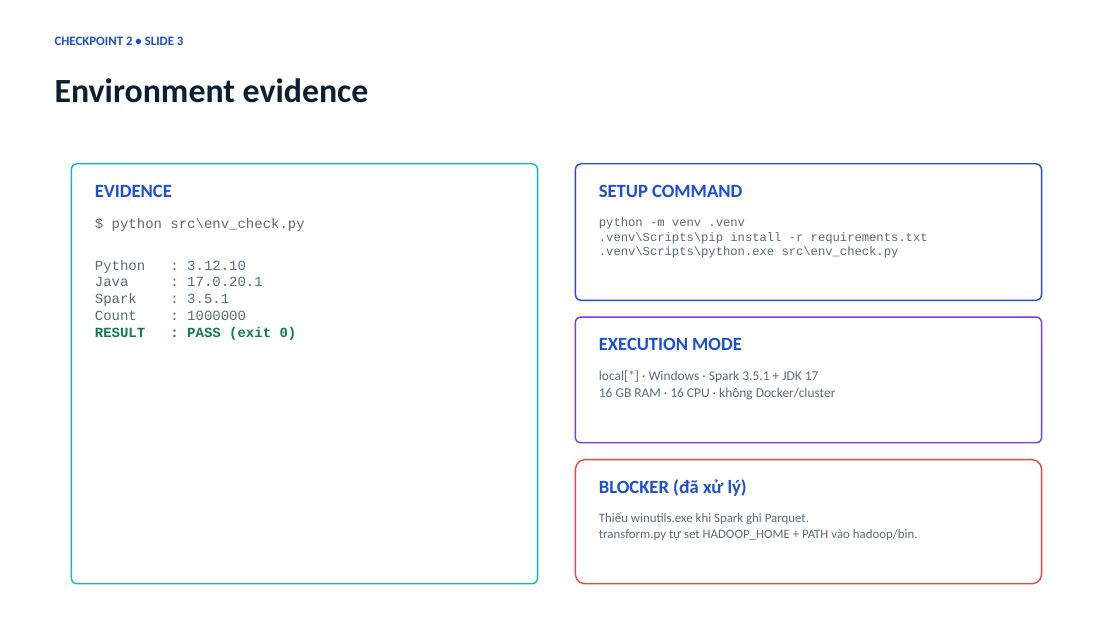
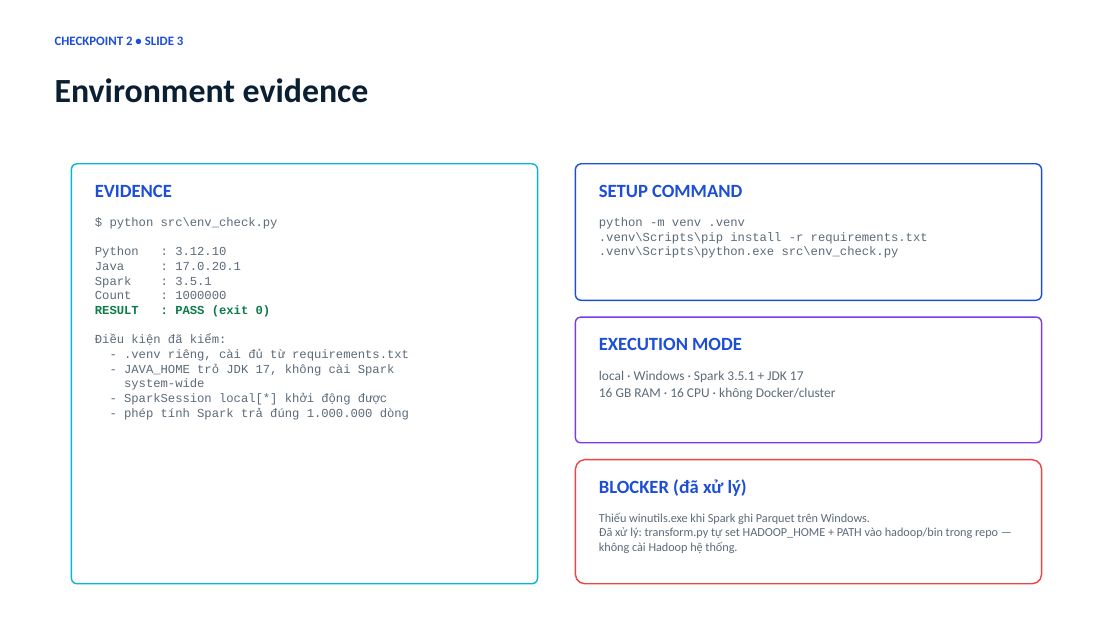
Before and after one commit to kichirou244/bigdata-project, a slide deck: slide 3 of docs/Checkpoint2_Report_YouTube_Trending.pptx. Drawn at 1120x630 pixels with LibreOffice and Linux fonts; fonts in the diff are those of the drawing. Boxes give left, top, right and bottom in pixels: in the first picture for what was removed or moved away, otherwise in the second. Text is boxed around its words. In the diff, an @@ line names an element or a change of style, - is before the commit and + after.

```diff
--- a/docs/Checkpoint2_Report_YouTube_Trending.pptx
+++ b/docs/Checkpoint2_Report_YouTube_Trending.pptx
@@ text at [95, 217, 278, 317]: size 12 to 10.5 pt in "$ python src\env_check.py", "Python : 3.12.10", "Java : 17.0.20.1", "Spark : 3.5.1" and 2 more places @@
@@ text at [95, 335, 409, 420]: paragraphs added @@
+Điều kiện đã kiểm:
+- .venv riêng, cài đủ từ requirements.txt
+- JAVA_HOME trỏ JDK 17, không cài Spark
+system-wide
+- SparkSession local[*] khởi động được
+- phép tính Spark trả đúng 1.000.000 dòng
@@ text at [599, 370, 804, 382]: text changed @@
-local[*] · Windows · Spark 3.5.1 + JDK 17
+local · Windows · Spark 3.5.1 + JDK 17
@@ text at [599, 513, 998, 553]: text changed; size 11 to 10.5 pt @@
-Thiếu winutils.exe khi Spark ghi Parquet.
-transform.py tự set HADOOP_HOME + PATH vào hadoop/bin.
+Thiếu winutils.exe khi Spark ghi Parquet trên Windows.
+Đã xử lý: transform.py tự set HADOOP_HOME + PATH vào hadoop/bin trong repo — không cài Hadoop hệ thống.
```
Also in this commit, not shown: 4 other slides changed, 41 other files.
